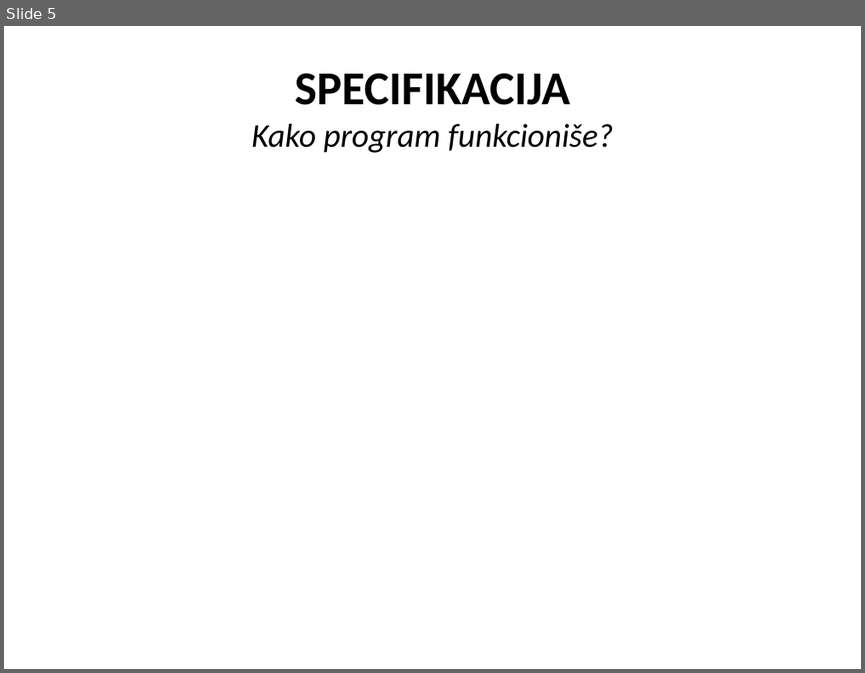
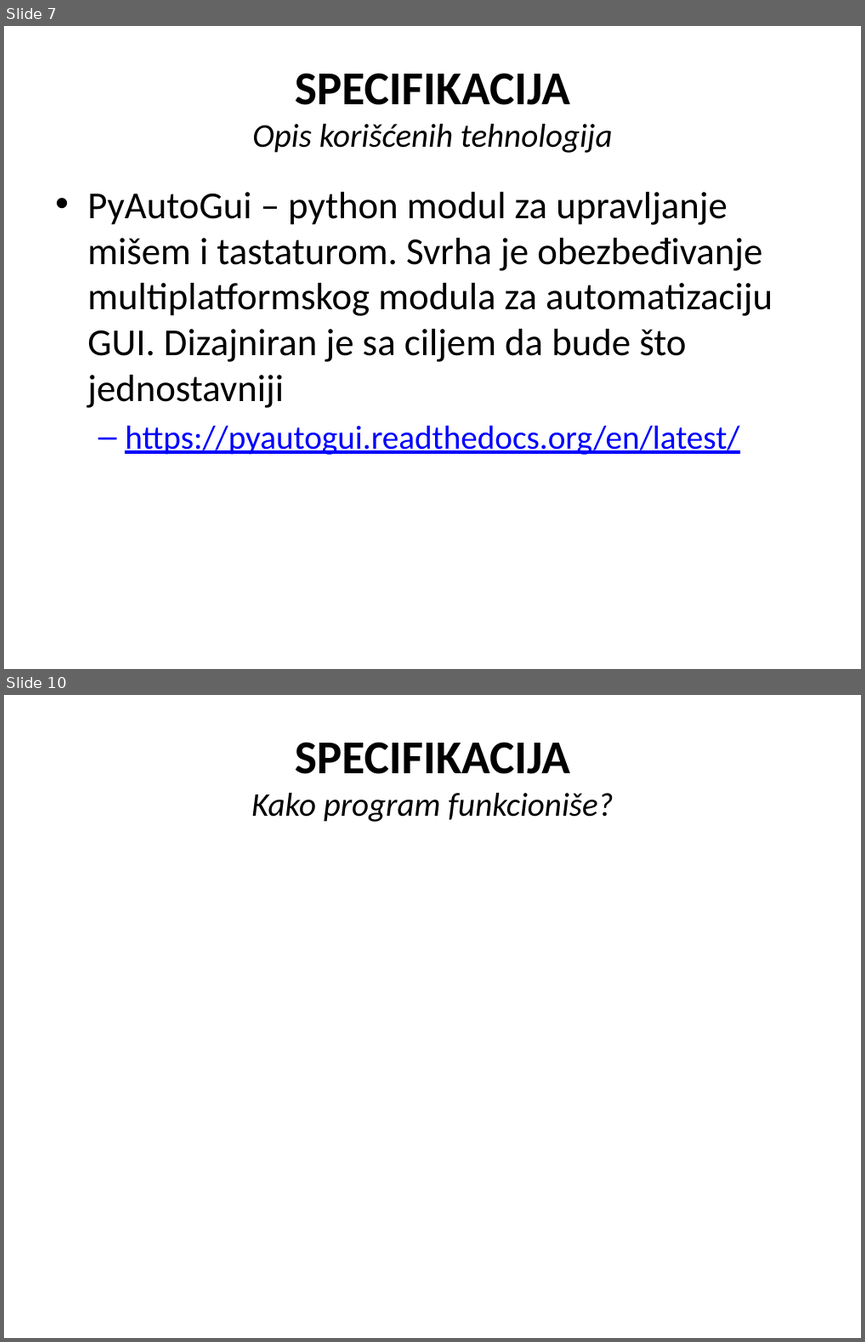
Before and after one commit to cLaki/UseTheForce, a slide deck: Upravljanje računarom na osnovu pokreta snimljenih web kamerom.pptx. Shown one above the other, each under a label of ours: slide 5 before the commit, slides 7 and 10 after it; the slides between them are not shown. The pictures are 865x673 and 865x1342 pixels, drawn with LibreOffice and Linux fonts; fonts in the diff are those of the drawing; grey boxes stand for pictures. Boxes give left, top, right and bottom in pixels: in the first picture for what was removed or moved away, otherwise in the second. Text is boxed around its words. In the diff, an @@ line names an element or a change of style, - is before the commit and + after.

Commit message:
Update core, Upravljanje ra..., ann_training (and everything in it)

```diff
--- a/Upravljanje računarom na osnovu pokreta snimljenih web kamerom.pptx
+++ b/Upravljanje računarom na osnovu pokreta snimljenih web kamerom.pptx
@@ slide 7 added at bbox=[4, 26, 861, 669], background #FFFFFF @@
@@ title added at bbox=[252, 73, 613, 153], 27.9 pt, text #000000, italic @@
+SPECIFIKACIJA
+Opis korišćenih tehnologija
@@ text added at bbox=[87, 192, 772, 454], 32 pt, text #000000 @@
+• PyAutoGui – python modul za upravljanje mišem i tastaturom. Svrha je obezbeđivanje multiplatformskog modula za automatizaciju GUI. Dizajniran je sa ciljem da bude što jednostavniji
+  – https://pyautogui.readthedocs.org/en/latest/
@@ what was slide 5 is now slide 10 @@
```
Also in this commit, not shown: 9 slides changed, 5 other slides added, 4 slides removed, 16 other files.
